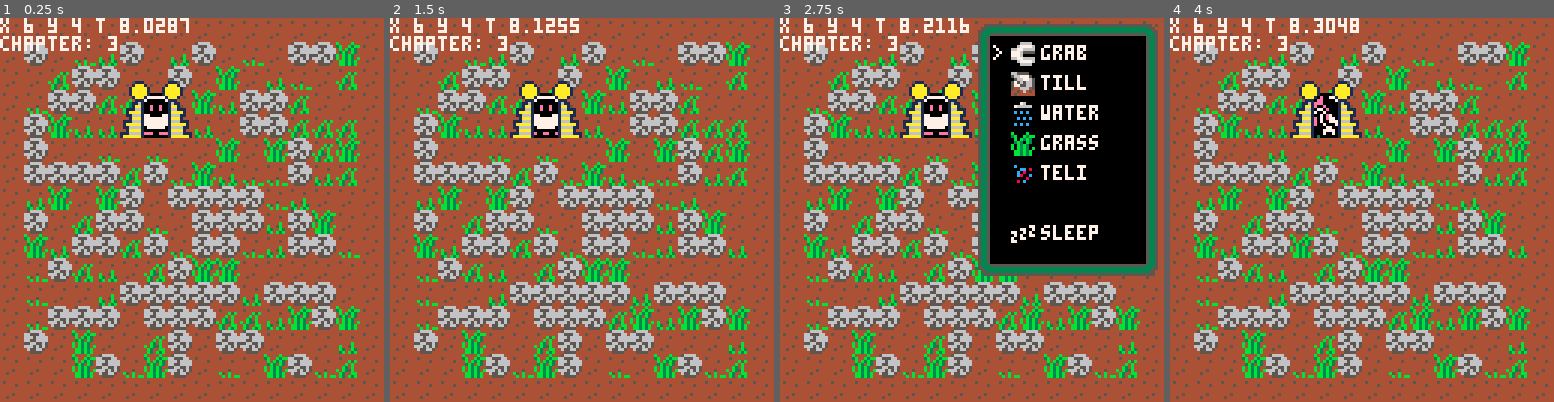
Above: before the commit, frames 1-4 (left to right).
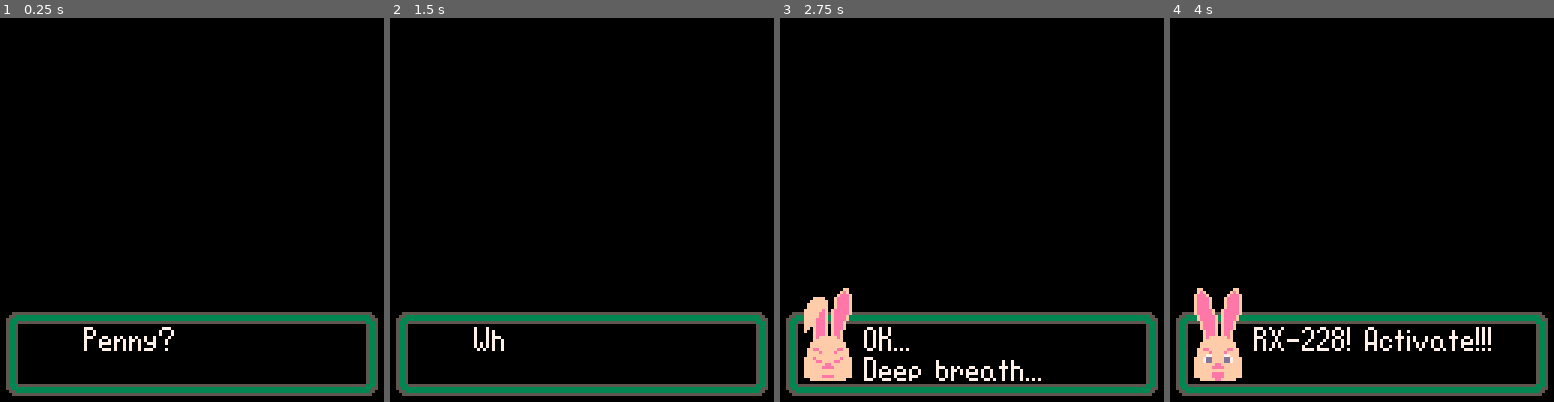
Above: after the commit, the same moments.

Repository: DeCarabas/pico_carts
Game: PICO-8 cartridge robo.p8
Same seed, same stepped clock (60 frames per second), same inputs: the game is played once before the commit and once after it.
Inputs:
- Up to frame 1 (0.25 s): no input
- Up to frame 2 (1.5 s): tap O (Z key) at 0.33, 0.7, 1.43 s; tap X (X key) at 1.07 s
- Up to frame 3 (2.75 s): hold Left 1.97-2.37 s; tap X (X key) at 2.07, 2.4, 2.73 s; tap O (Z key) at 2.22 s; hold Down from 2.42 s (still down)
- Up to frame 4 (4 s): release Down at 2.82 s; hold Right 2.87-3.53 s; tap X (X key) at 3.07, 3.4, 3.73 s; tap O (Z key) at 3.1, 3.98 s; hold Up from 3.58 s (still down)

The runs differ from the first frame. In frame 1, 99% of the frame differs, in the area x 0-100%, y 0-100%; in frame 2, 99%; in frame 3, 78%; in frame 4, 99%.

Commit message:
Mess with sleep

Diff:
--- a/robo.p8
+++ b/robo.p8
@@ -101,7 +101,7 @@
 --  chapter 2: clear field
 --  chapter 3: till and plant
 function new_game()
-   chapter=3 -- HACK
+   chapter=0
    base_x=2+flr(rnd(12))
    base_y=3+flr(rnd(8))
    day=0
@@ -545,7 +545,14 @@
 end
 
 function draw_menu(items, selection)
-   local hght=max(4,4+#items)
+   local hght
+   if chapter>1 then
+      hght=4+#items
+   else
+      hght=1+#items
+   end
+   hght=max(hght,4)
+
    draw_box(64,0,6,hght)
    color(7)
    local lx=71
@@ -569,12 +576,14 @@
       ly += 10
    end
 
-   ly+=10
-   if selection==#items+1 then
-      print(">",lx,ly)
-   end
-   spr(150,lx+6,ly-1)
-   print("sleep",lx+16,ly)
+   if chapter>1 then
+      ly=10 + (hght - 1) * 8
+      if selection==#items+1 then
+         print(">",lx,ly)
+      end
+      spr(150,lx+6,ly-1)
+      print("sleep",lx+16,ly)
+   end
 end
 
 moon_phases={134,135,136,137,138,139,138,137,136,135}
